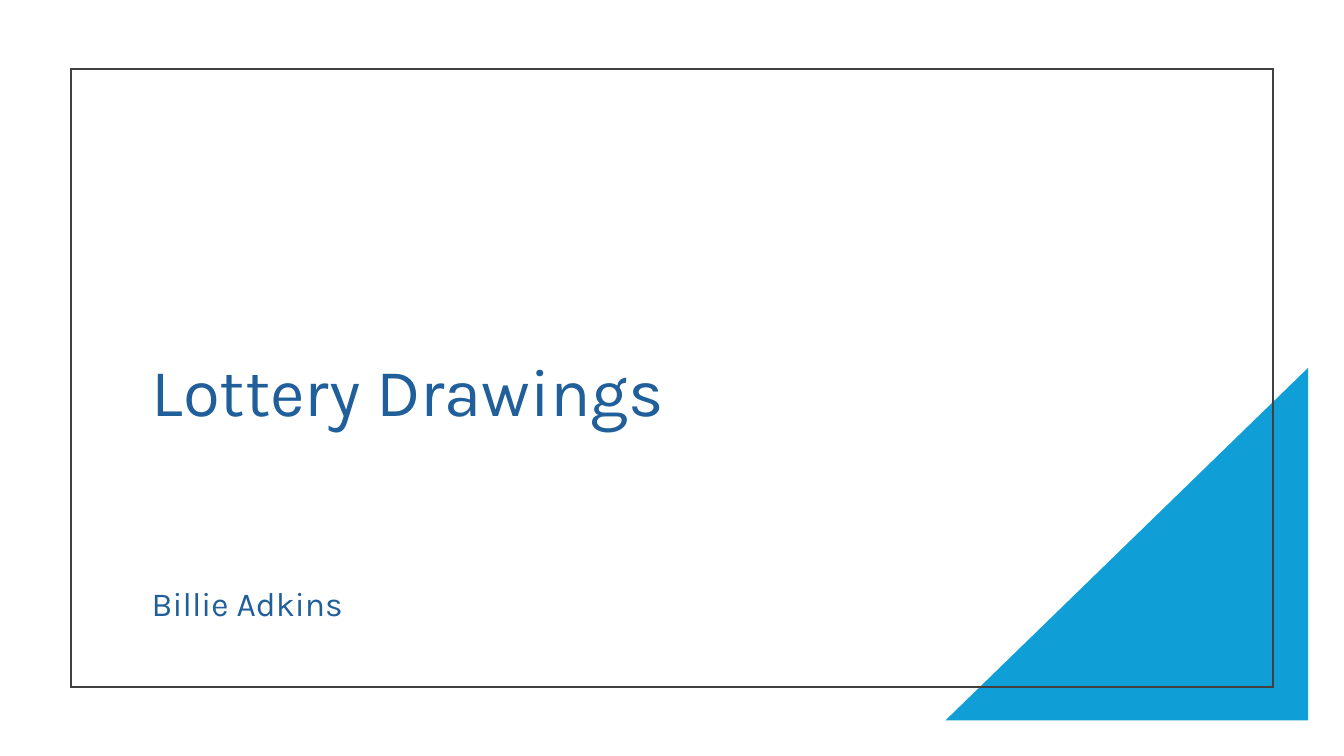
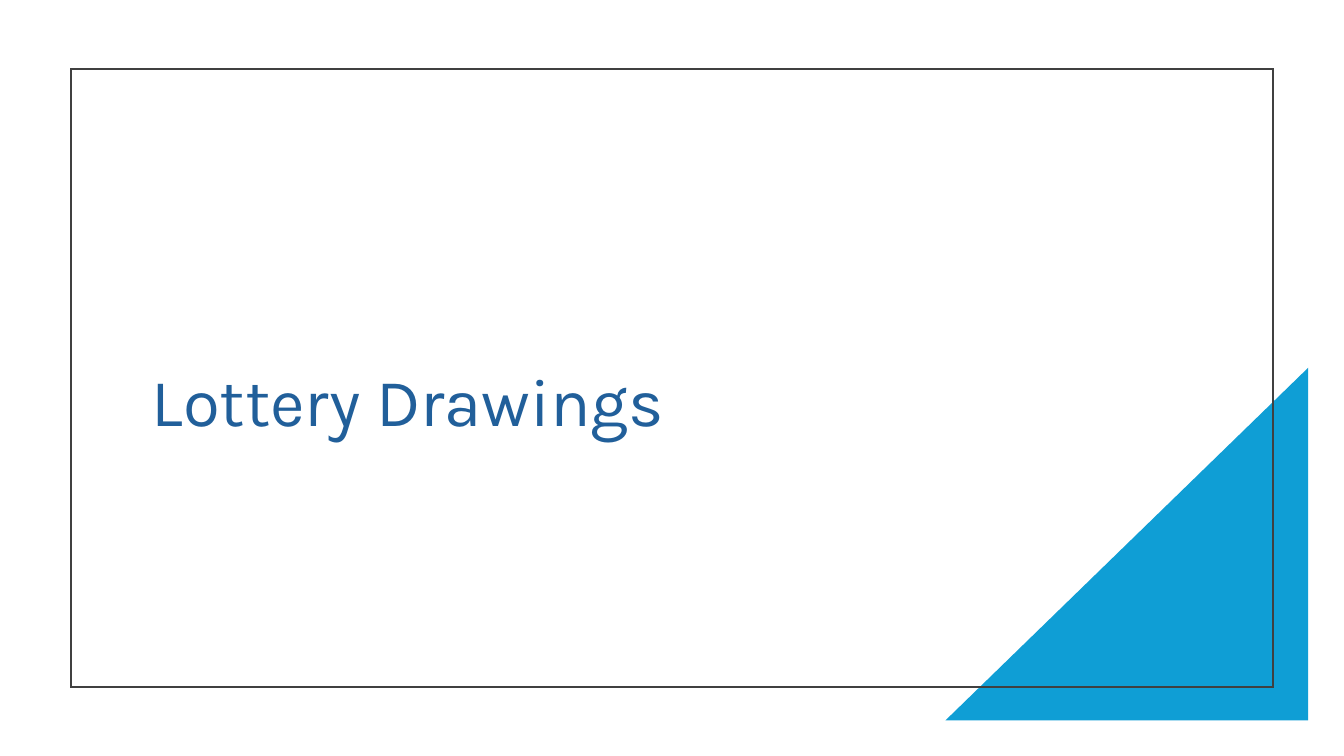
Before and after one commit to BADKINS17/ProjectShowcase, a slide deck: slide 1 of LotteryData/LotteryData.pptx. Drawn at 1344x756 pixels with LibreOffice and Linux fonts; fonts in the diff are those of the drawing. Boxes give left, top, right and bottom in pixels: in the first picture for what was removed or moved away, otherwise in the second. Text is boxed around its words. In the diff, an @@ line names an element or a change of style, - is before the commit and + after.

```diff
--- a/LotteryData/LotteryData.pptx
+++ b/LotteryData/LotteryData.pptx
@@ text at [152, 379, 664, 443]: text changed @@
-Lottery Drawings
-Billie Adkins
+Lottery Drawings
```
